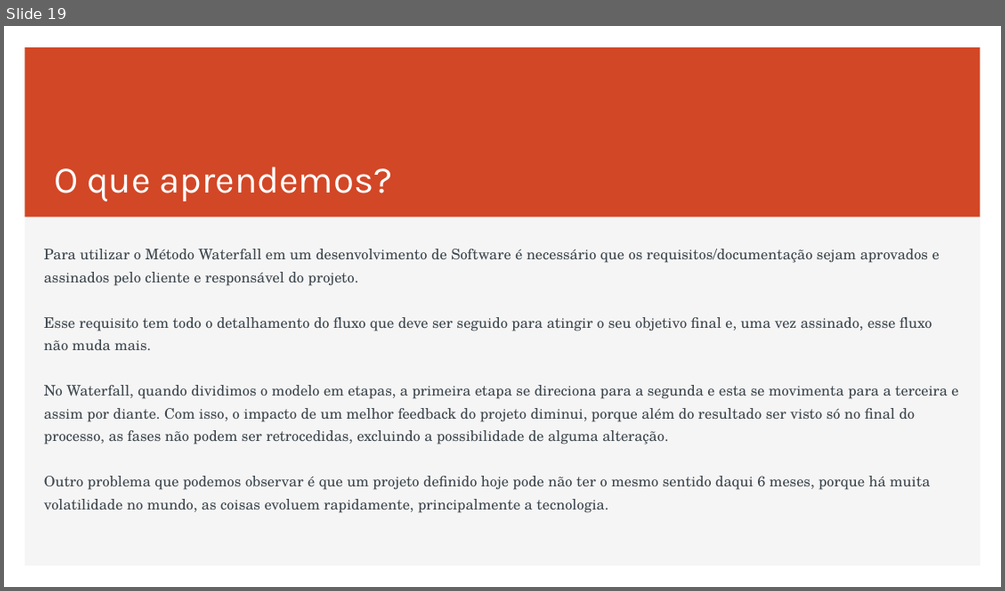
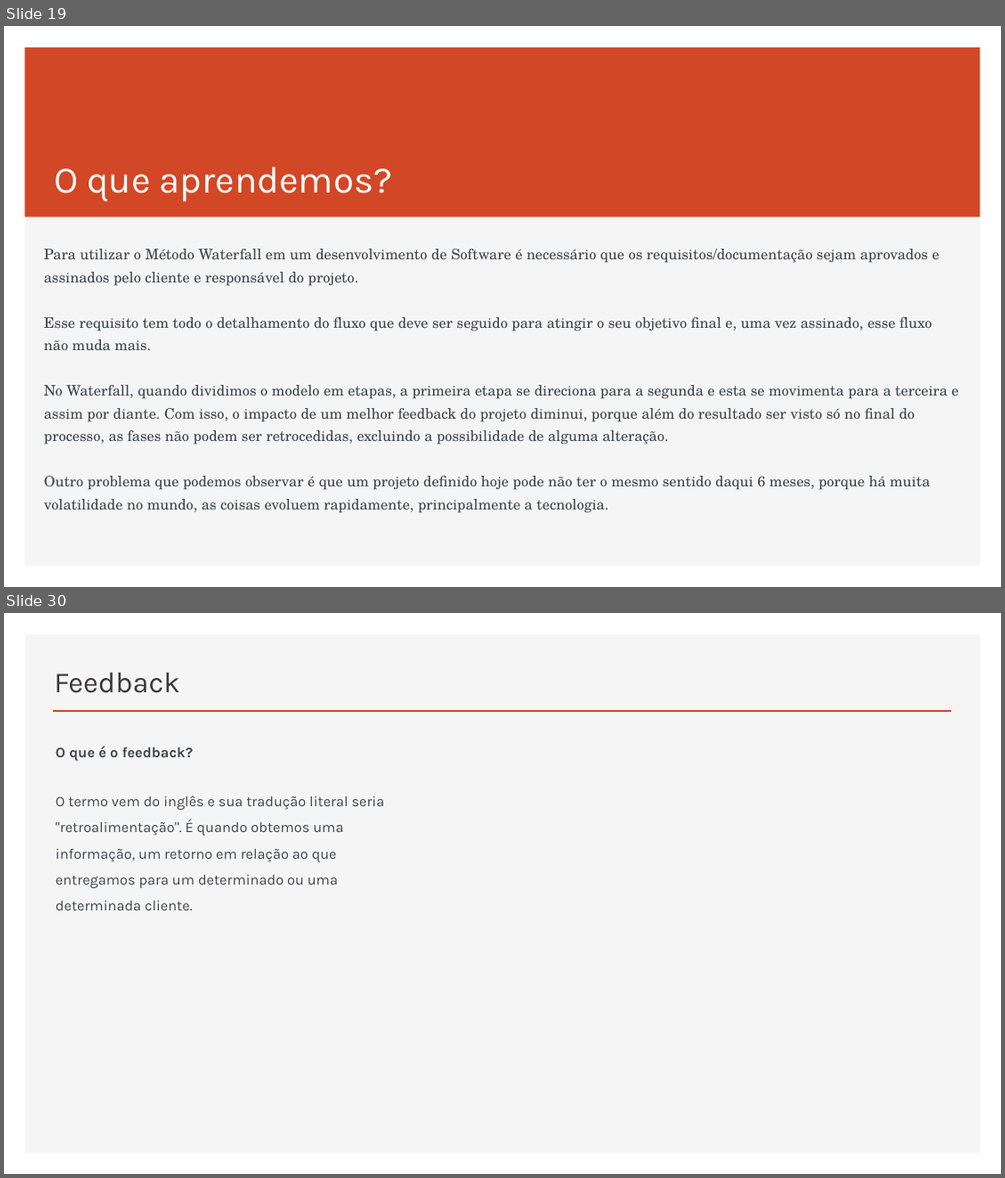
Before and after one commit to RaizaCirne/app-flex, a slide deck: Trilhas/[Business Agility T5 - ONE]/01..Agilidade-promovendo_a_transformacao_agil.pptx. Shown one above the other, each under a label of ours: slide 19 before the commit, slides 19 and 30 after it; the slides between them are not shown. The pictures are 1005x591 and 1005x1178 pixels, drawn with LibreOffice and Linux fonts; fonts in the diff are those of the drawing. Boxes give left, top, right and bottom in pixels: in the first picture for what was removed or moved away, otherwise in the second. Text is boxed around its words. In the diff, an @@ line names an element or a change of style, - is before the commit and + after.

```diff
--- a/Trilhas/[Business Agility T5 - ONE]/01..Agilidade-promovendo_a_transformacao_agil.pptx
+++ b/Trilhas/[Business Agility T5 - ONE]/01..Agilidade-promovendo_a_transformacao_agil.pptx
@@ slide 30 added at [4,613,1001,1174], background #FFFFFF; not listed: 1 template element that a slide beside it also shows @@
@@ title added at [54,672,180,693], 28 pt, text #3B3838 @@
+Feedback
@@ line added from (53, 711) to (952, 711), #D24726 2 pt @@
@@ text added at [56,746,385,910], 14 pt, text #3D464D @@
+O que é o feedback?
+O termo vem do inglês e sua tradução literal seria "retroalimentação". É quando obtemos uma informação, um retorno em relação ao que entregamos para um determinado ou uma determinada cliente.
```
Also in this commit, not shown: 29 other slides added.
